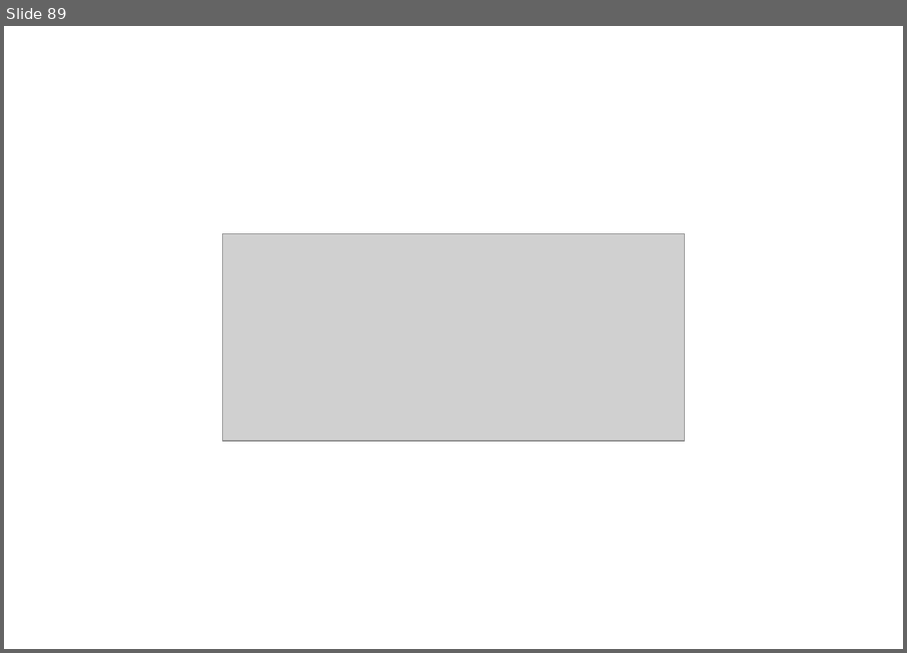
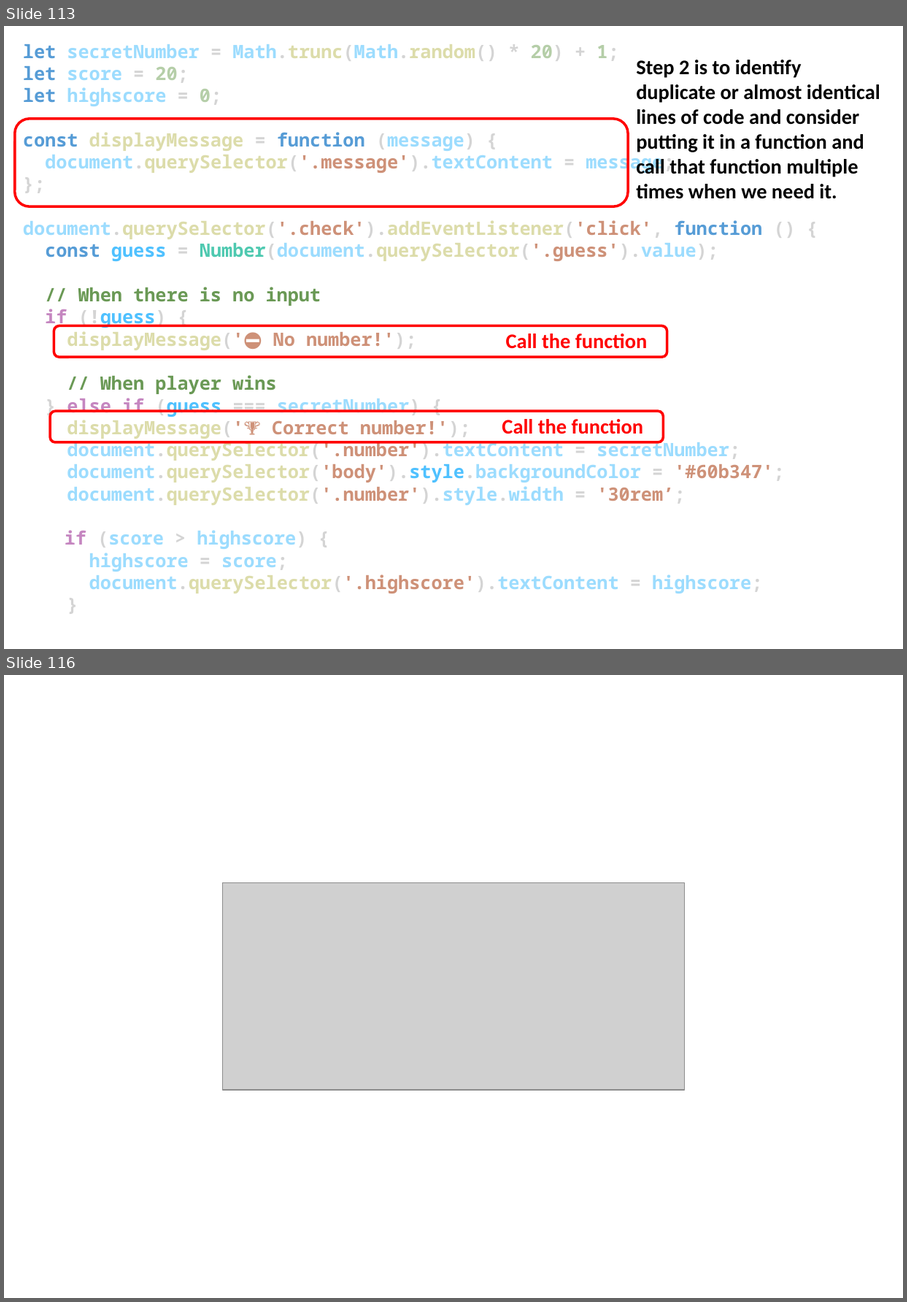
Before and after one commit to EL-EL-BCN/Complete-Javascript-Course, a slide deck: complete-javascript-course.pptx. Shown one above the other, each under a label of ours: slide 89 before the commit, slides 113 and 116 after it; the slides between them are not shown. The pictures are 907x653 and 907x1302 pixels, drawn with LibreOffice and Linux fonts; fonts in the diff are those of the drawing; grey boxes stand for pictures. Boxes give left, top, right and bottom in pixels: in the first picture for what was removed or moved away, otherwise in the second. Text is boxed around its words. In the diff, an @@ line names an element or a change of style, - is before the commit and + after.

Commit message:
guess the number game complete

```diff
--- a/complete-javascript-course.pptx
+++ b/complete-javascript-course.pptx
@@ slide 113 added at (4, 26, 903, 649), background #FFFFFF @@
@@ text added at (23, 44, 784, 593), 16 pt, text #9CDCFE, bold @@
+let secretNumber = Math.trunc(Math.random() * 20) + 1;
+let score = 20;
+let highscore = 0;
+const displayMessage = function (message) {
+document.querySelector('.message').textContent = message;
+};
+document.querySelector('.check').addEventListener('click', function () {
+const guess = Number(document.querySelector('.guess').value);
+// When there is no input
+if (!guess) {
+displayMessage('⛔ No number!');
+// When player wins
+} else if (guess === secretNumber) {
+displayMessage('🏆 Correct number!');
+document.querySelector('.number').textContent = secretNumber;
+document.querySelector('body').style.backgroundColor = '#60b347';
+document.querySelector('.number').style.width = '30rem’;
+if (score > highscore) {
+highscore = score;
+document.querySelector('.highscore').textContent = highscore;
+}
@@ text added at (636, 60, 881, 199), 18 pt, text #000000, bold @@
+Step 2 is to identify duplicate or almost identical lines of code and consider putting it in a function and call that function multiple times when we need it.
@@ rounded rectangle added at (15, 119, 628, 207), outline #FF0000 2.25 pt @@
@@ rounded rectangle added at (54, 326, 668, 357), outline #FF0000 2.25 pt @@
@@ text added at (506, 333, 647, 349), 18 pt, text #FF0000, bold @@
+Call the function
@@ rounded rectangle added at (51, 411, 664, 443), outline #FF0000 2.25 pt @@
@@ text added at (502, 419, 643, 434), 18 pt, text #FF0000, bold @@
+Call the function
@@ what was slide 89 is now slide 116 @@
```
Also in this commit, not shown: 2 slides changed, 26 other slides added, 9 other files.
